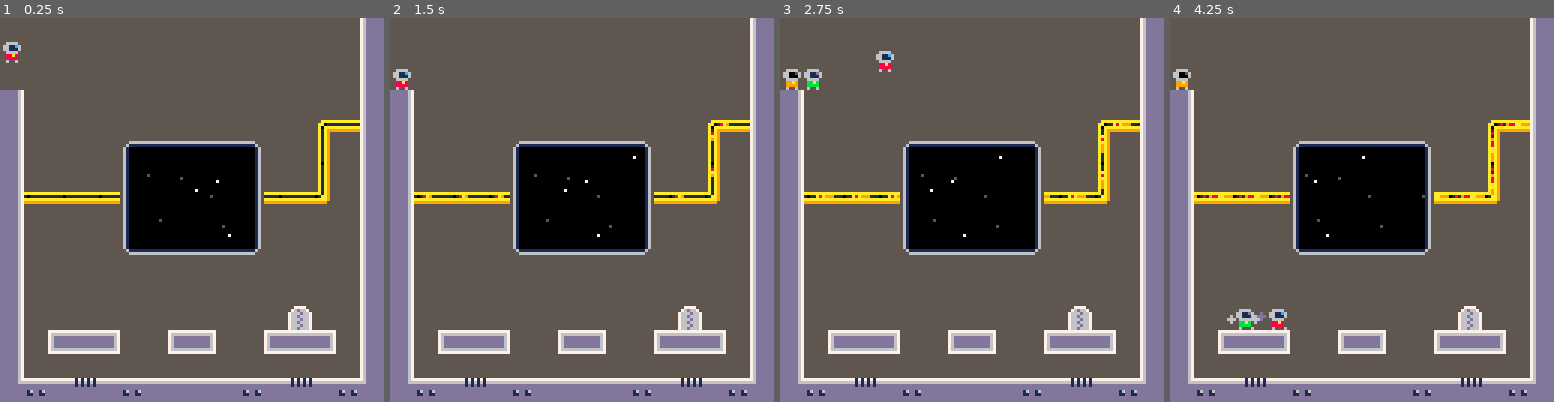
Above: before the commit, frames 1-4 (left to right).
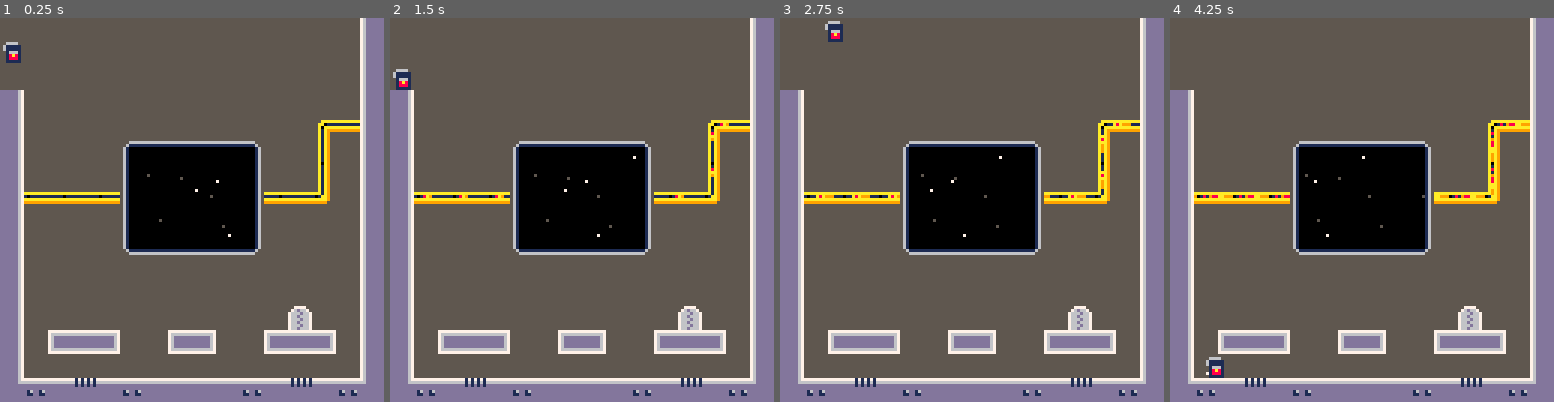
Above: after the commit, the same moments.

Repository: jgradim/gameoff-2020
Game: PICO-8 cartridge moonshot.p8
Same seed, same stepped clock (60 frames per second), same inputs: the game is played once before the commit and once after it.
Inputs:
- Up to frame 1 (0.25 s): no input
- Up to frame 2 (1.5 s): tap X (X key) at 0.33, 1.07 s; tap O (Z key) at 0.7 s
- Up to frame 3 (2.75 s): hold Right 1.6-2.1 s; tap O (Z key) at 1.7, 2.1, 2.5 s; tap X (X key) at 1.85 s; hold Up 2.15-2.42 s; hold Right from 2.47 s (still down)
- Up to frame 4 (4.25 s): tap O (Z key) every 0.4 s from 2.9 to 4.1 s; tap X (X key) at 2.97, 4.08 s; release Right at 3.03 s; hold Left 3.08-3.58 s; hold Down 3.63-3.97 s; hold Right from 4.02 s (still down)

The runs differ from the first frame. In frame 1, 0.1% of the frame differs, in the area x 1-6%, y 7-12%; in frame 2, 0.1%; in frame 3, 0.8%; in frame 4, 0.9%, in the area x 0-31%, y 13-94%.

Commit message:
Abandoned inside-out collisions

Diff:
--- a/moonshot.p8
+++ b/moonshot.p8
@@ -42,7 +42,7 @@
  --updates
  update_player(p)
  path:update()
- foreach(npcs,update_npc)
+ -- foreach(npcs,update_npc)
 
  --fxs
  fire_fxs()
@@ -58,10 +58,14 @@
  draw_lights()
  draw_fxs()
 
- foreach(npcs,draw_npc)
+ -- foreach(npcs,draw_npc)
  draw_player(p)
-
- if (debug) print(debug)
+ rect(unpack(hitbox))
+
+ if (debug) then
+  color(1)
+  print(debug)
+ end
 end
 
 -----------
@@ -88,54 +92,55 @@
  and b.y+b.h<=a.y+a.h
 end
 
---check if obj collides with map
-function collide_map(
- obj,aim,flag
+hitbox={}
+function next_tick_intersects(
+ o,flag
 )
- --[[
- obj={x,y,w,h}
- aim=⬅️,➡️,⬆️,⬇️
- flag=
-  0-stands on (eg: floor)
-  1-bumps into (eg: wall)
- ]]
-
- local x=obj.x
- local y=obj.y
- local w=obj.w
- local h=obj.h
-
- local x1=0
- local y1=0
- local x2=0
- local y2=0
-
- if aim=="⬅️" then
-  x1=x-1
-  y1=y
-  x2=x
-  y2=y+h-1
- elseif aim=="➡️" then
-  x1=x+w-1
-  y1=y
-  x2=x+w
-  y2=y+h-1
- elseif aim=="⬆️" then
-  x1=x+2
-  y1=y-1
-  x2=x+w-2
-  y2=y
- elseif aim=="⬇️" then
-  x1=x+2
-  y1=y+h
-  x2=x+w-2
-  y2=y+h
- end
-
- return flag_on(x1,y1,flag)
- or flag_on(x1,y2,flag)
- or flag_on(x2,y1,flag)
- or flag_on(x2,y2,flag)
+ assert(abs(o.dx)<8)
+ assert(abs(o.dy)<8)
+
+ -- l: Left
+ -- r: Right
+ -- b: Bottom
+ -- t: Top
+ -- t at the end: Tile
+ local xl = o.dx+o.x
+ local yt = o.dy+o.y
+ local xr = o.dx+o.x+o.h
+ local yb = o.dy+o.y+o.w
+
+ -- Adjust for realistic hitbox
+ xl+=2
+ xr+=-2
+ yb+=-1
+ yt+=2
+
+ hitbox={xl,yt,xr,yb,1} -- 1 is color for splaying in rect
+
+ local r = {}
+
+ if abs(o.dy)>0 then
+  if flag_on(xl,yt,flag)
+  or flag_on(xr,yt,flag)
+  then add(r, "⬆️") end
+
+  if flag_on(xl,yb,flag)
+  or flag_on(xr,yb,flag)
+  then add(r, "⬇️") end
+ end
+
+ if abs(o.dx)>0 then
+  if flag_on(xl,yt,flag)
+  or flag_on(xl,yb,flag)
+  then add(r, "⬅️") end
+
+  if flag_on(xr,yt,flag)
+  or flag_on(xr,yb,flag)
+  then add(r, "➡️") end
+ end
+
+ debug = reduce(r, function(a,b) return a..b end, "")
+ return r
 end
 
 function flag_on(x,y,flag)
@@ -191,38 +196,58 @@
   return v
 end
 
+function reduce(t,f, o)
+ local a = o
+ for i=1,#t do
+  a = f(a,t[i])
+ end
+ return a
+end
+
+function in_(t, o)
+ for i=0,#t do
+  if t[i]==o then return true end
+ end
+ return false
+end
+
+function collide_map(e, aim, flag)
+ return in_(
+  next_tick_intersects(e, flag),
+  aim
+ )
+end
+
 function update_entity(e)
  --gravity/inertia
  e.dy+=gravity
  e.dx*=inertia
 
+ local cols =
+  next_tick_intersects(p, 0)
+
+ if abs(e.dx)~=0
+ and (
+  in_(cols,"⬅️")
+  or in_(cols,"➡️")
+ )then
+  e.dx=0
+ end
+
  --vertical map collisions
- if e.dy>0 then
-  if collide_map(e,"⬇️",0) then
-   e.dy=0
-   e.glide=false
-   e.y-=((e.y+e.h+1)%8)-1
-  end
- elseif e.dy<0 then
-  if collide_map(e,"⬆️",0) then
-   e.dy=0
-  end
- end
-
- --horizontal map collisions
- if e.dx<0 then
-  if collide_map(e,"⬅️",0) then
-   e.dx=0
-  end
- elseif e.dx>0 then
-  if collide_map(e,"➡️",0) then
-   e.dx=0
-  end
- end
-
- --apply acceleration
- e.x+=e.dx
- e.y+=e.dy
+ if e.dy>0 and in_(cols,"⬇️") then
+  e.dy=0
+  e.glide=false
+  p._j=0
+  e.y-=((e.y+e.h+1)%8)-1
+ end
+
+ if e.dy<-0 and in_(cols,"⬆️") then
+  e.dy=0
+ end
+
+ local cols =
+  next_tick_intersects(p, 0)
 
  --clamp acceleration
  e.dx=discmid(
@@ -233,6 +258,10 @@
   -e.max_dy,e.max_dy,
   e.dy,0x0.01
  )
+
+ --apply acceleration
+ e.x+=e.dx
+ e.y+=e.dy
 end
 
 ------------
